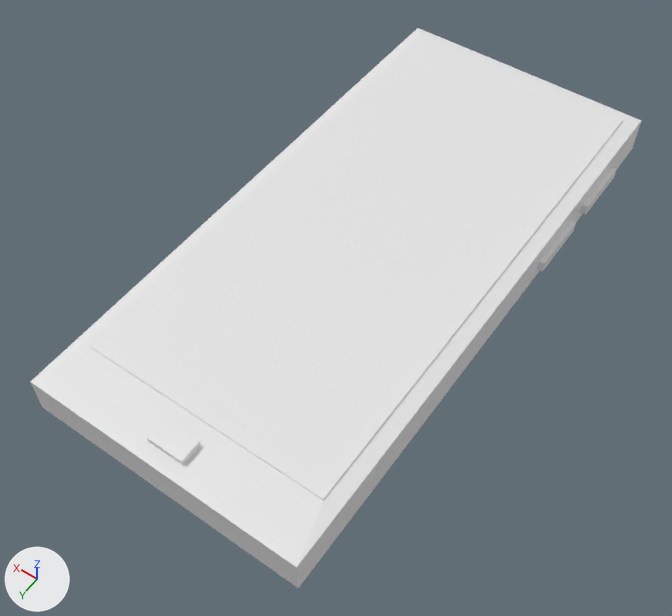
Two versions of the FBX model Assets/Models/Office/telefon_movil.FBX, one commit apart.
Before and after are seen from a 50 mm lens placed at (-0.0909, 0.2759, 0.1723), pointed at (-0.0113, 0.1644, -0.0028). Lighting does not change. The marker at lower left points along +X, +Y and +Z. Where no turn or scale is listed for an object, it has been applied to the vertices.

The scene before the commit, as lines of its bpy script (objects in view):
```python
me_mesh = bpy.data.meshes.new('Mesh')
me_mesh.from_pydata(...)  # 48 vertices, 38 faces; spans x -0.035..0.035, y -0.075..0.075, z -0.006..0.006
ob_box001 = bpy.data.objects.new('Box001', me_mesh)
ob_box001.location = (-0.0122, 0.1504, 0.0057)
```
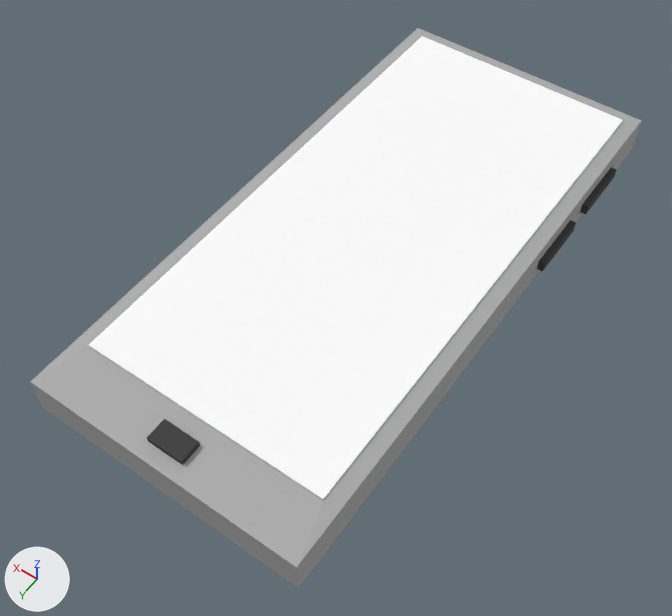
The newer file is also turned or shifted as a whole; pictures and numbers use the older file's frame.

Where the change shows, as pixel boxes (x1, y1, x2, y2) in the pictures (672 x 616 px):
part 1 of me_mesh, recoloured (white to grey): (297, 121, 641, 588) in both
part 2 of me_mesh, recoloured (white to grey): (418, 28, 641, 121) in both
part 3 of me_mesh, recoloured (white to grey): (31, 345, 323, 588) in both
part 4 of me_mesh, recoloured (white to grey): (30, 28, 422, 389) in both
part 5 of me_mesh, recoloured (grey to black): (537, 167, 617, 272) in both
part 6 of me_mesh, recoloured (white to grey): (147, 419, 200, 465) in both
part 7 of me_mesh, recoloured: (89, 36, 623, 499) in both

What changed in the scene script:
```text
Add mat_carcasa:
    mat_carcasa = principled_material('carcasa')
    mat_carcasa.base_color = (0.42, 0.42, 0.42)  # grey #adadad
    mat_carcasa.roughness = 0.859
Add mat_botons:
    mat_botons = principled_material('botons')
    mat_botons.base_color = (0.0431, 0.0431, 0.0431)  # black #3b3b3b
    mat_botons.roughness = 0.859
Add mat_pantalla:
    mat_pantalla = principled_material('pantalla')
    mat_pantalla.base_color = (1.0, 1.0, 1.0)  # white #ffffff
    mat_pantalla.roughness = 0.859
Change me_mesh:
    where me_mesh.from_pydata(...)  # 48 vertices, 38 faces; spans x -0.035..0.035, y -0.075..0.075, z -0.006..0.006
    used by ob_box001; location = (-0.0122, 0.1504, 0.0057)
    me_mesh part 1: 3 of the faces centred in x -0.034..-0.03, y -0.005..0.0, z -0.001..0.005 switch from no material to mat_carcasa (grey #adadad)
    me_mesh part 2: 3 of the faces centred in x 0.001, y -0.075..-0.071, z -0.001..0.005 switch from no material to mat_carcasa (grey #adadad)
    me_mesh part 3: 3 of the faces centred in x 0.001, y 0.062..0.075, z -0.001..0.005 switch from no material to mat_carcasa (grey #adadad)
    me_mesh part 4: 3 of the faces centred in x 0.032..0.035, y -0.005..0.0, z -0.001..0.005 switch from no material to mat_carcasa (grey #adadad)
    me_mesh part 5: 12 of the faces centred in x -0.035..-0.034, y -0.059..-0.02, z -0.003..0.0 switch from no material to mat_botons (black #3b3b3b)
    me_mesh part 6: 6 of the faces centred in x -0.003..0.006, y 0.066..0.071, z 0.004..0.006 switch from no material to mat_botons (black #3b3b3b)
    me_mesh part 7: the 1 face centred in x 0.001, y -0.005, z 0.005 switches from no material to mat_pantalla (white #ffffff)
    add me_mesh.materials.append(mat_pantalla)  # white #ffffff
```
